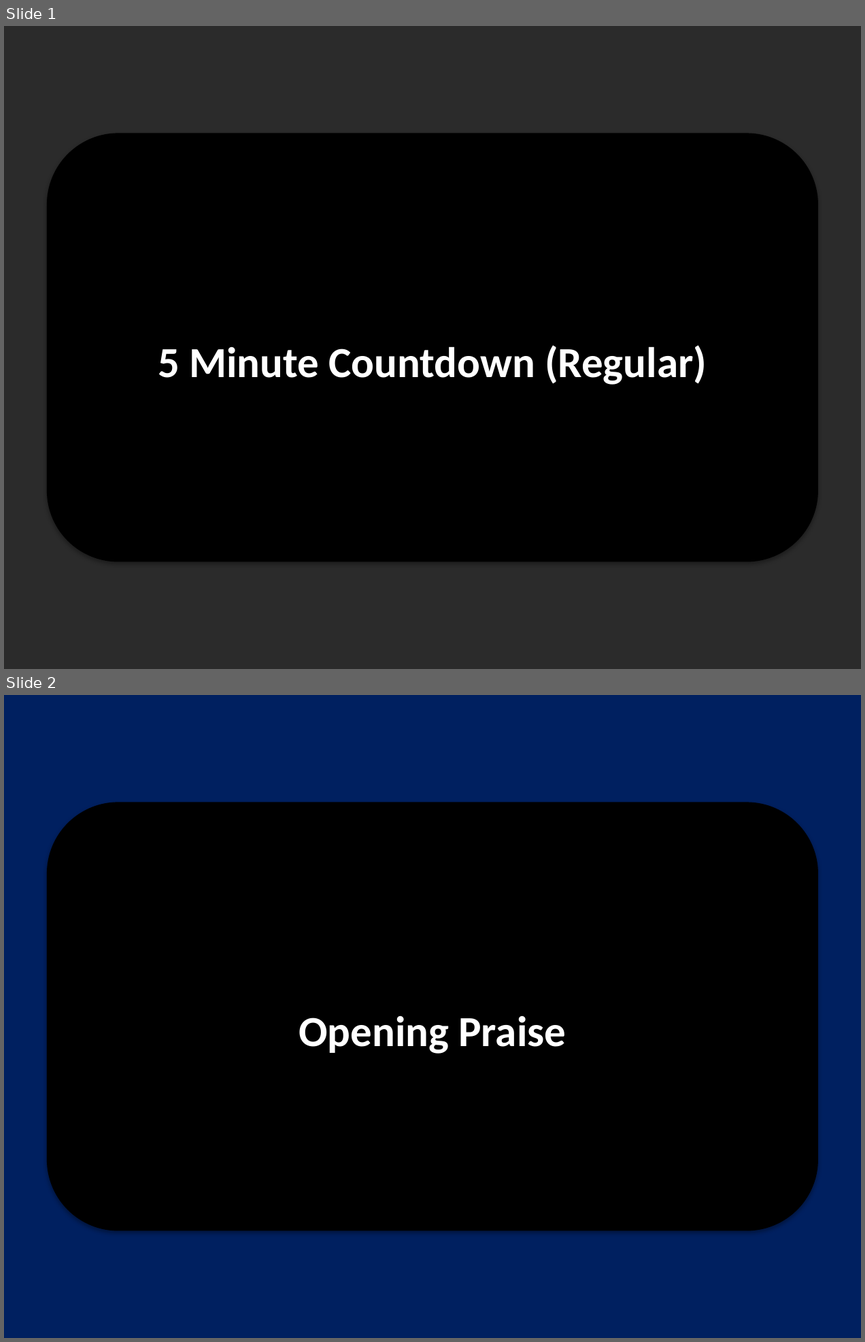
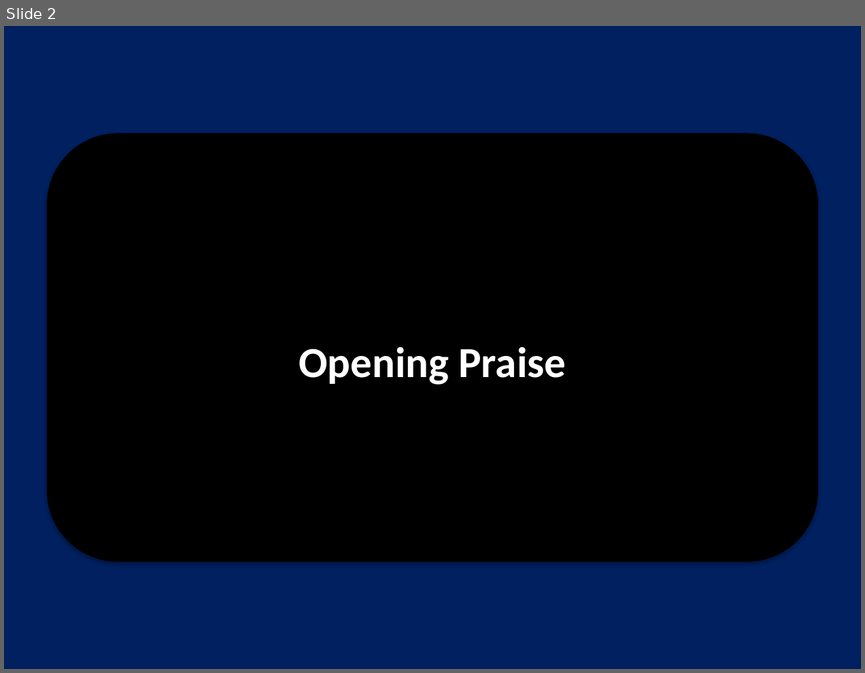
Before and after one commit to bw00786/church_slides, a slide deck: output/2025-06-22_disciplesmakingdisciples_ServiceSlides.pptx. Shown one above the other, each under a label of ours: slides 1 and 2 before the commit, slide 2 after it. The pictures are 865x1342 and 865x673 pixels, drawn with LibreOffice and Linux fonts; fonts in the diff are those of the drawing; background and template pictures are left out; a plain dark background stands for a picture behind light text. Boxes give left, top, right and bottom in pixels: in the first picture for what was removed or moved away, otherwise in the second. Text is boxed around its words. In the diff, an @@ line names an element or a change of style, - is before the commit and + after.

```diff
--- a/output/2025-06-22_disciplesmakingdisciples_ServiceSlides.pptx
+++ b/output/2025-06-22_disciplesmakingdisciples_ServiceSlides.pptx
@@ slide 1 removed at (4,26,861,669), background picture (left out) @@
@@ rounded rectangle removed at (47,133,818,562) @@
@@ text removed at (158,345,706,384) @@
-5 Minute Countdown (Regular)
```
Also in this commit, not shown: 1 slide added, 6 other files.
